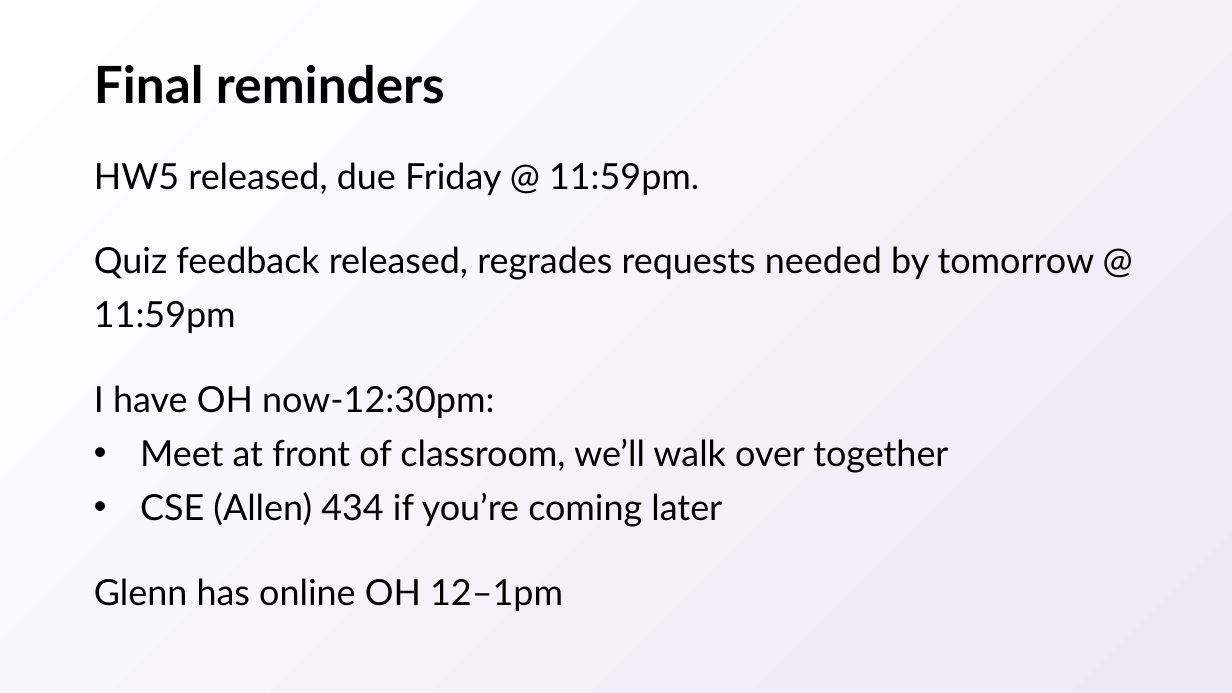
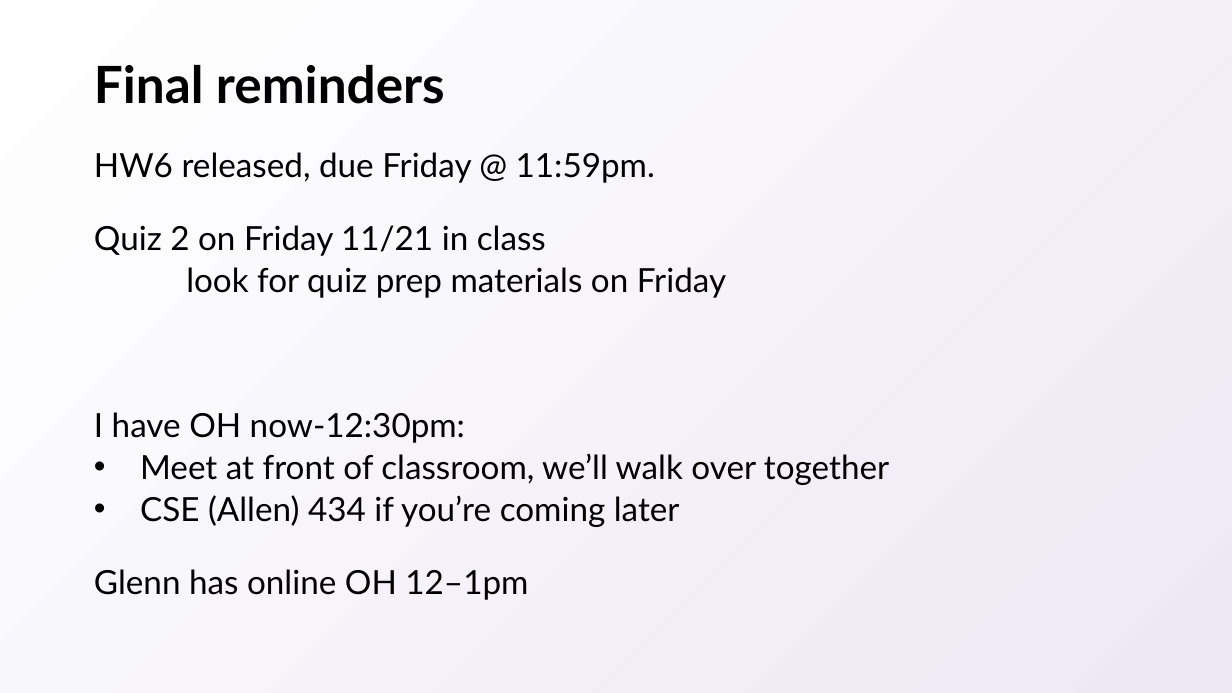
Before and after one commit to natebrunelle/cse417, a slide deck: slide 36 of markdown/files/slides/21.pptx. Drawn at 1232x693 pixels with LibreOffice and Linux fonts; fonts in the diff are those of the drawing. Boxes give left, top, right and bottom in pixels: in the first picture for what was removed or moved away, otherwise in the second. Text is boxed around its words. In the diff, an @@ line names an element or a change of style, - is before the commit and + after.

```diff
--- a/markdown/files/slides/21.pptx
+++ b/markdown/files/slides/21.pptx
@@ text at <box>94,152,726,298</box>: text changed; size 28 to 25.9 pt @@
-HW5 released, due Friday @ 11:59pm.
-Quiz feedback released, regrades requests needed by tomorrow @ 11:59pm
+HW6 released, due Friday @ 11:59pm.
+Quiz 2 on Friday 11/21 in class
+look for quiz prep materials on Friday
@@ text at <box>94,412,889,600</box>: size 28 to 25.9 pt in "I have OH now-12:30pm:", "Meet at front of classroom, we’ll walk ...", "CSE (Allen) 434 if you’re coming later", "Glenn has online OH 12–1pm"; line spacing 1.25 to 1.05 @@
```
Also in this commit, not shown: 4 other files.
